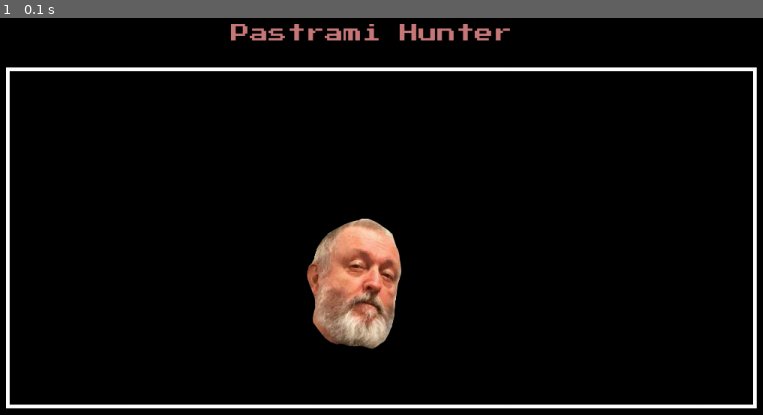
Above: before the commit, frame 1.
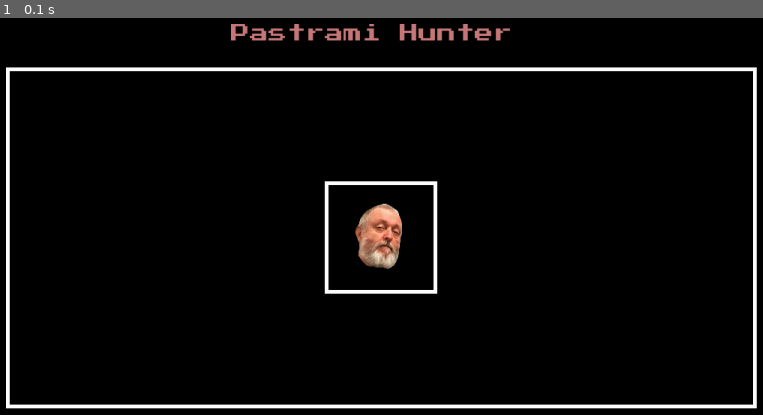
Above: after the commit, the same moment.

Repository: ajknh/PastramiHunter
Game: pygame game, started from main.py
Same seed, same stepped clock (60 frames per second), same inputs: the game is played once before the commit and once after it.
Inputs:
- Up to frame 1 (0.1 s): no input

The runs differ from the first frame. In frame 1, 3.9% of the frame differs, in the area x 40-58%, y 41-84%.

Commit message:
Added updated code

Diff:
--- a/main.py
+++ b/main.py
@@ -31,15 +31,18 @@
     pygame.draw.line(gameDisplay, WHITE, [100, 100], [1100, 100], 5)
     pygame.draw.line(gameDisplay, WHITE, [100, 550], [1100, 550], 5)
     pygame.draw.line(gameDisplay, WHITE, [102, 100], [102, 550], 5)
-    pygame.draw.line(gameDisplay, WHITE, [1098, 552], [1098, 102], 5)
+    pygame.draw.line(gameDisplay, WHITE, [1098, 100], [1098, 550], 5)
+    # add inside box
+    pygame.draw.rect(gameDisplay, WHITE, (525, 250, 150, 150), 5)
 
-    # Add John Ranta
+    # Add images
     rantaImg = pygame.image.load('ranta.png')
+    # resize ranta
+    rantaImg = pygame.transform.scale(rantaImg, (63.5, 87))
 
-    def ranta(x,y):
-        gameDisplay.blit(rantaImg, (x,y))
-
-    ranta(500, 300)
+    def loadImages():
+        gameDisplay.blit(rantaImg, (565,280))
+    loadImages()
 
 
     # add text to screen
